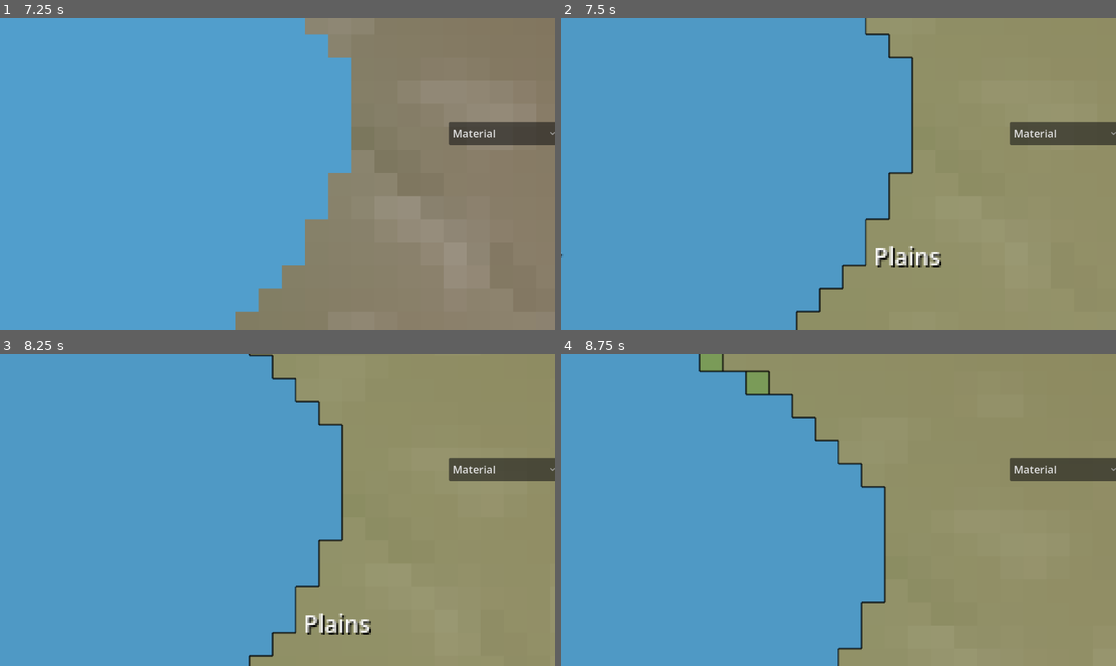
Above: before the commit, frames 1-4 (two rows, left to right).
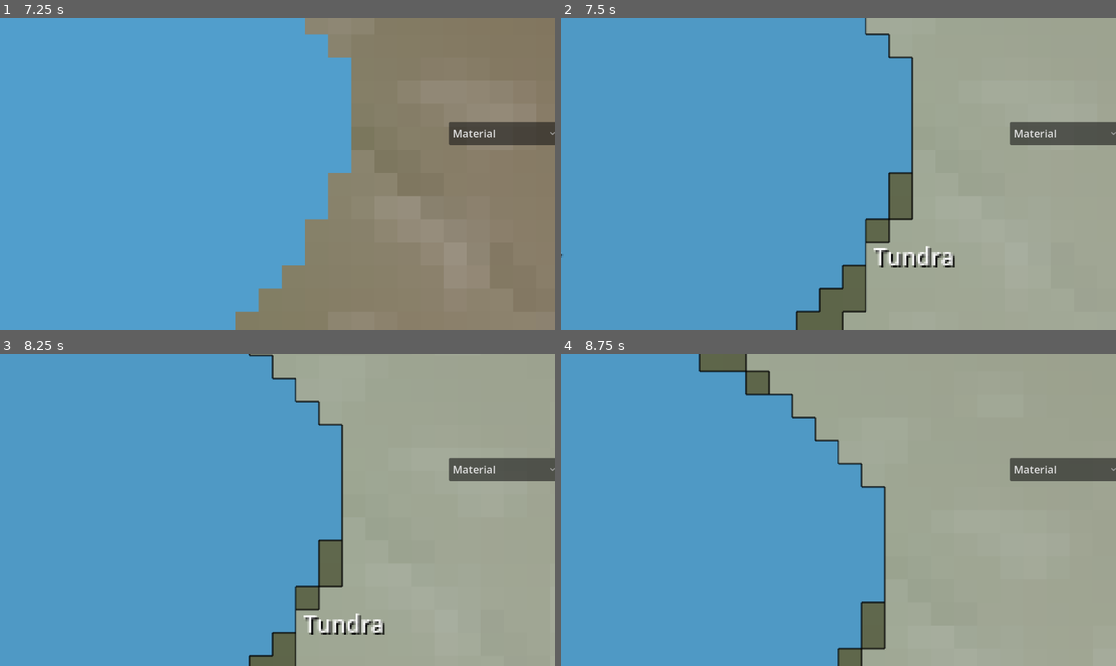
Above: after the commit, the same moments.

Repository: joahreason/explore
Game: Godot game, scene res://world.tscn
The game is run twice, just before and just after one commit, with the same random seed, the same clock (stepped at 60 frames per second) and the same inputs.
Inputs (mouse positions are in pixels of both pictures, inside the frame that each line leads up to):
- Up to frame 1 (7.25 s): click "Material" at 0.5 s; click "Material" at 1.25 s; click "Material" at 2 s; tap Enter at 2.75, 4.25, 5.75 s; move the mouse to (399, 158) at 2.77 s; tap B at 2.85, 4.35, 5.85 s; click (399, 158) at 2.92 s; tap Space at 3.5, 5, 6.5 s; drag from (166, 189) to (249, 236) at 3.52 s; move the mouse to (333, 105) at 4.27 s; click (333, 105) at 4.42 s; drag from (249, 236) to (111, 127) at 5.02 s; move the mouse to (444, 220) at 5.77 s; click (444, 220) at 5.92 s; drag from (111, 127) to (194, 96) at 6.52 s
- Up to frame 2 (7.5 s): move the mouse to (866, 174) at 7.27 s; tap B at 7.35 s; click (866, 174) at 7.42 s
- Up to frame 3 (8.25 s): drag from (194, 432) to (166, 525) at 8.02 s
- Up to frame 4 (8.75 s): no input

Frame 1 is identical in both runs. In frame 2, 41% of the frame differs, in the area x 42-100%, y 0-100%; in frame 3, 42%; in frame 4, 48%, in the area x 25-100%, y 0-100%.

Commit message:
Biome variety Phase 7: score-based base biome classification
Replaced the ordered if/elif chain for land biomes with weighted
scoring (same smoothstep-product style already used in
debug_colorizer.gd's w_snow/w_rock/etc.) - every candidate biome gets
a score, argmax wins, and the gap to the runner-up becomes a new
confidence value (small gap = ambiguous/transition tile, large gap =
confidently one biome).

This is what lets e.g. Forest and Rainforest naturally divide by
whichever's extra conditions are actually met instead of one hiding
behind the other in a fixed check order: Rainforest's score requires
high vegetation AND warmth AND wetness (three multiplied gates), while
Forest only requires high vegetation - so Rainforest only outscores
Forest when its stricter combo is genuinely true, and Forest wins by
default otherwise. Same pattern for Grassland/Savanna.

Water/Beach are NOT scored - they're unambiguous categorical facts
already decided upstream by WorldGen's water topology and
shore_proximity, so they short-circuit straight to a result the same
as before.

New classify_detailed(s) -> {base_biome, scores, confidence} is the
real API going forward; classify(s) -> String is now a one-line
wrapper around it, so the existing chunk_manager.gd call site needed
no changes.

Regression-checked by re-rendering the same two seeds' biome maps used
earlier this session - both read as coherent and consistent with the
known terrain layout (same elevation/climate data, only the labeling
logic changed). confidence spans a healthy 0.0-0.8 range with no
pinning, confirming it's a real transition-strength signal.

Co-Authored-By: Claude Sonnet 5 <noreply@anthropic.com>
Claude-Session: https://claude.ai/code/session_01FGRKBehJuHB2bSj53HPTpB

Diff:
--- a/scripts/biome_classifier.gd
+++ b/scripts/biome_classifier.gd
@@ -4,6 +4,15 @@
 ## Discrete biome labeling derived from WorldGen's continuous fields, purely
 ## for the debug overlay (naming/outlining regions for a human to read).
 ## The actual generation/rendering never uses this - it stays continuous.
+##
+## Water/Beach are unambiguous categorical facts already decided upstream
+## (WorldGen's water_body topology, shore_proximity) - no competition
+## needed. Land biomes are decided by SCORING every candidate (same
+## weighted style already used in debug_colorizer.gd's w_snow/w_rock/etc.)
+## and taking the argmax, rather than an ordered if/elif chain - this is
+## what lets Forest/Rainforest and Grassland/Savanna naturally divide by
+## whichever's extra conditions are actually met, instead of one hiding
+## behind the other in a fixed check order.
 
 const BIOME_COLORS := {
 	"Ocean": Color(0.15, 0.35, 0.75, 0.55),
@@ -26,44 +35,83 @@
 }
 
 
+## Thin wrapper kept for existing callers (chunk_manager.gd's overlay) -
+## behavior unchanged, just now backed by classify_detailed().
 static func classify(s: Dictionary) -> String:
+	return classify_detailed(s)["base_biome"]
+
+
+## Returns {base_biome, scores, confidence}. confidence is the gap between
+## the winning score and the runner-up (small gap = ambiguous/transition
+## tile, large gap = confidently one biome) - 1.0 for the categorical
+## water/beach cases, which aren't scored/competed at all.
+static func classify_detailed(s: Dictionary) -> Dictionary:
+	var temperature: float = s["temperature"]
+	var water_body: String = s["water_body"]
+	var shore_proximity: float = s["shore_proximity"]
+
+	match water_body:
+		"ocean":
+			var name := "Frozen Sea" if temperature < -0.4 else "Ocean"
+			return {"base_biome": name, "scores": {}, "confidence": 1.0}
+		"sea":
+			return {"base_biome": "Sea", "scores": {}, "confidence": 1.0}
+		"lake":
+			return {"base_biome": "Lake", "scores": {}, "confidence": 1.0}
+		"swamp":
+			return {"base_biome": "Swamp", "scores": {}, "confidence": 1.0}
+		"river":
+			return {"base_biome": "River", "scores": {}, "confidence": 1.0}
+
+	if shore_proximity > 0.5:
+		return {"base_biome": "Beach", "scores": {}, "confidence": 1.0}
+
+	var scores := _score_land_biomes(s)
+	var best_name := ""
+	var best_score := -INF
+	var second_score := -INF
+	for name in scores.keys():
+		var v: float = scores[name]
+		if v > best_score:
+			second_score = best_score
+			best_score = v
+			best_name = name
+		elif v > second_score:
+			second_score = v
+
+	var confidence := clampf(best_score - second_score, 0.0, 1.0)
+	return {"base_biome": best_name, "scores": scores, "confidence": confidence}
+
+
+static func _score_land_biomes(s: Dictionary) -> Dictionary:
 	var elevation: float = s["elevation"]
 	var temperature: float = s["temperature"]
 	var moisture: float = s["moisture"]
 	var vegetation: float = s["vegetation"]
 	var erosion: float = s["erosion"]
 	var slope: float = s["slope"]
-	var water_body: String = s["water_body"]
-	var shore_proximity: float = s["shore_proximity"]
+	var elev01 := clampf((elevation + 1.0) * 0.5, 0.0, 1.0)
 
-	match water_body:
-		"ocean":
-			return "Frozen Sea" if temperature < -0.4 else "Ocean"
-		"sea":
-			return "Sea"
-		"lake":
-			return "Lake"
-		"swamp":
-			return "Swamp"
-		"river":
-			return "River"
-
-	if shore_proximity > 0.5:
-		return "Beach"
-
-	var elev01 := clampf((elevation + 1.0) * 0.5, 0.0, 1.0)
-	if elev01 > 0.75:
-		return "Alpine Snow"
-	if temperature < -0.35:
-		return "Tundra"
-	if erosion > 0.4 or slope > 0.008:
-		return "Badlands"
-	if moisture < 0.25 and vegetation < 0.15:
-		return "Desert"
-	if moisture > 0.6 and vegetation < 0.2:
-		return "Wetland"
-	if vegetation > 0.35:
-		return "Rainforest" if (temperature > 0.15 and moisture > 0.5) else "Forest"
-	if vegetation > 0.18:
-		return "Savanna" if (temperature > 0.2 and moisture < 0.45) else "Grassland"
-	return "Plains"
+	return {
+		"Alpine Snow": smoothstep(0.55, 0.85, elev01),
+		"Tundra": smoothstep(0.1, 0.4, -temperature),
+		"Badlands": maxf(smoothstep(0.15, 0.45, erosion), smoothstep(0.004, 0.009, slope)),
+		"Desert": (1.0 - smoothstep(0.15, 0.3, moisture)) * (1.0 - smoothstep(0.1, 0.2, vegetation)),
+		"Wetland": smoothstep(0.5, 0.65, moisture) * (1.0 - smoothstep(0.15, 0.25, vegetation)),
+		"Rainforest": (
+			smoothstep(0.3, 0.4, vegetation)
+			* smoothstep(0.05, 0.2, temperature)
+			* smoothstep(0.4, 0.55, moisture)
+		),
+		"Forest": smoothstep(0.3, 0.4, vegetation),
+		"Savanna": (
+			smoothstep(0.15, 0.25, vegetation)
+			* smoothstep(0.1, 0.25, temperature)
+			* (1.0 - smoothstep(0.35, 0.5, moisture))
+		),
+		"Grassland": smoothstep(0.15, 0.25, vegetation),
+		# Constant floor so something always wins in "boring middle ground"
+		# tiles where nothing else clears its threshold - matches the old
+		# code's final "else: return Plains" fallback.
+		"Plains": 0.2,
+	}
